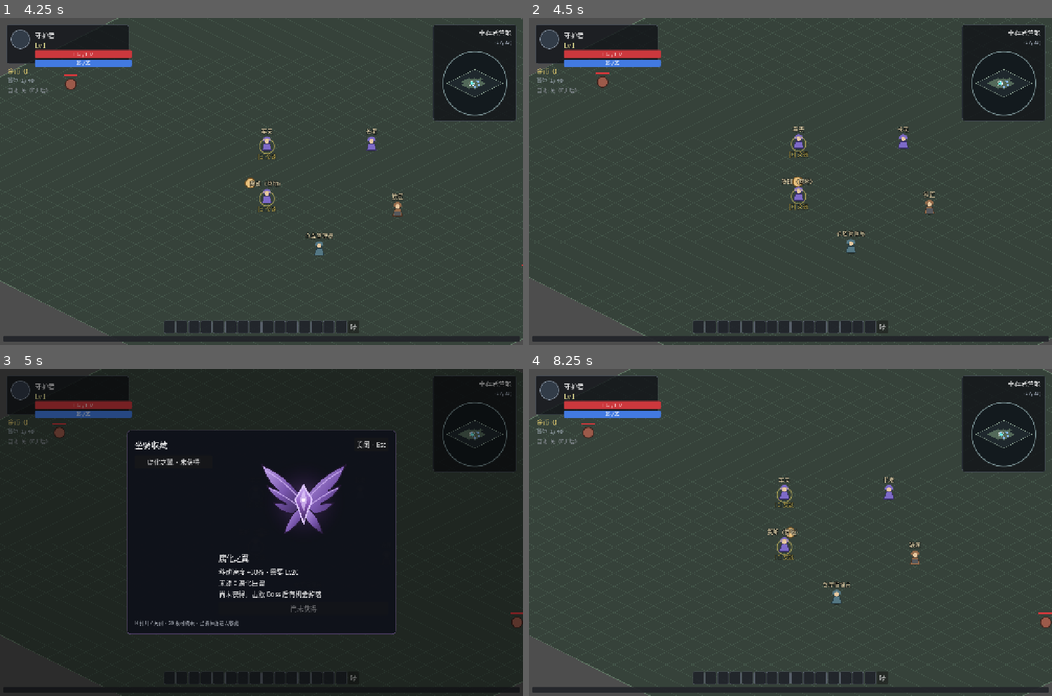
Above: before the commit, frames 1-4 (two rows, left to right).
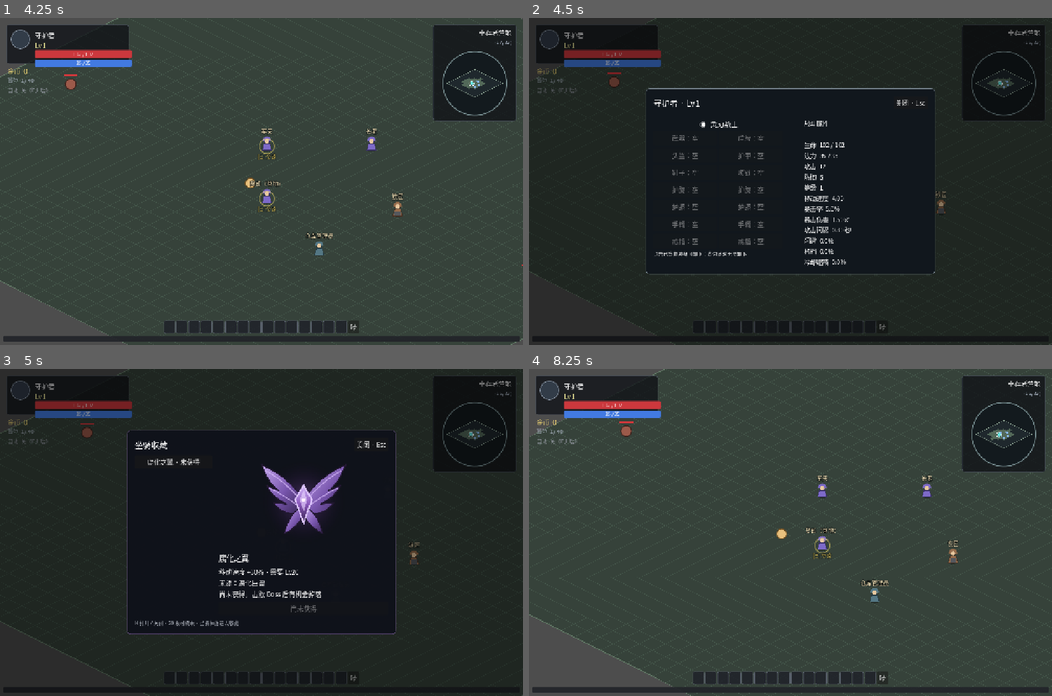
Above: after the commit, the same moments.

Repository: fengcms/DegenerateAge
Game: Godot game, scene res://scenes/Main.tscn
Two runs of this game, one before a commit and one after it. Both use one fixed random seed, a clock stepped at 60 frames per second and the inputs below.
Inputs (mouse positions are in pixels of both pictures, inside the frame that each line leads up to):
- Up to frame 1 (4.25 s): click "骑" at 0.5 s; click "关闭 · Esc" at 1.25 s; tap Enter at 2 s; drag from (475, 83) to (313, 109) at 2.02 s; click "关闭 · Esc" at 2.75 s; tap Space (attack) at 3.5 s; drag from (156, 197) to (235, 246) at 3.52 s
- Up to frame 2 (4.5 s): move the mouse to (842, 109) at 4.27 s; hold D (move_right) from 4.28 s (still down); hold C (panel_character) from 4.28 s (still down); click (842, 109) at 4.42 s
- Up to frame 3 (5 s): keep holding D (move_right); keep holding C (panel_character); tap N (panel_mount) at 4.55 s
- Up to frame 4 (8.25 s): release D (move_right) at 5 s; release C (panel_character) at 5 s; click "腐化之翼 · 未获得" at 5 s; tap Enter at 5.75 s; drag from (764, 597) to (633, 483) at 5.77 s; tap Space (attack) at 6.5 s; move the mouse to (947, 581) at 6.52 s; hold A (move_left) 6.53-7.25 s; hold Space (attack) 6.53-7.25 s; click (947, 581) at 6.67 s; tap E (interact) at 6.8 s; tap I (panel_inventory) at 7.15 s; drag from (633, 483) to (712, 450) at 7.27 s; click "×" at 8 s

Frame 1 is identical in both runs. In frame 2, 86% of the frame differs, in the area x 0-100%, y 0-100%; in frame 3, 0.4%; in frame 4, 1.6%.

Commit message:
feat(ui): 增加人物装备与属性面板

Diff:
--- a/scenes/Main.tscn
+++ b/scenes/Main.tscn
@@ -14,6 +14,7 @@
 [ext_resource type="PackedScene" path="res://scenes/ui/BlacksmithPanel.tscn" id="11_blacksmith"]
 [ext_resource type="PackedScene" path="res://scenes/ui/WarehousePanel.tscn" id="12_warehouse"]
 [ext_resource type="PackedScene" path="res://scenes/ui/MountPanel.tscn" id="13_mount"]
+[ext_resource type="PackedScene" path="res://scenes/ui/CharacterPanel.tscn" id="14_character"]
 
 [node name="Main" type="Node2D"]
 script = ExtResource("1_main")
@@ -44,6 +45,8 @@
 
 [node name="MountPanel" parent="UI" instance=ExtResource("13_mount")]
 
+[node name="CharacterPanel" parent="UI" instance=ExtResource("14_character")]
+
 [node name="DragLayer" type="Control" parent="UI" groups=["drag_ghost_layer"]]
 anchors_preset = 15
 anchor_right = 1.0
--- /dev/null
+++ b/scenes/ui/CharacterPanel.tscn
@@ -0,0 +1,12 @@
+[gd_scene load_steps=2 format=3]
+
+[ext_resource type="Script" path="res://scripts/ui/character_panel.gd" id="1_character"]
+
+[node name="CharacterPanel" type="Control"]
+anchors_preset = 15
+anchor_right = 1.0
+anchor_bottom = 1.0
+grow_horizontal = 2
+grow_vertical = 2
+visible = false
+script = ExtResource("1_character")
--- /dev/null
+++ b/scripts/ui/character_panel.gd
@@ -0,0 +1,137 @@
+extends Control
+## 独立人物面板：装备槽和十二项战斗属性，数值统一读取 GameState。
+
+var _slots: Dictionary = {}
+var _stats: Label
+var _title: Label
+
+func _ready() -> void:
+	set_anchors_preset(Control.PRESET_FULL_RECT)
+	mouse_filter = Control.MOUSE_FILTER_STOP
+	_build()
+	visible = false
+	EventBus.panel_opened.connect(_on_panel_opened)
+	EventBus.equipment_changed.connect(_refresh)
+	EventBus.player_leveled.connect(func(_level: int) -> void: _refresh())
+	EventBus.player_hp_changed.connect(func(_hp: int, _max: int) -> void: _refresh())
+	EventBus.player_mp_changed.connect(func(_mp: int, _max: int) -> void: _refresh())
+
+func _unhandled_input(event: InputEvent) -> void:
+	if event.is_action_pressed("panel_character") and not event.is_echo():
+		set_open(not visible)
+		get_viewport().set_input_as_handled()
+	elif visible and event.is_action_pressed("pause"):
+		set_open(false)
+		get_viewport().set_input_as_handled()
+
+func set_open(open: bool) -> void:
+	visible = open
+	GameState.set_panel_open("character", open)
+	if open:
+		_refresh()
+		EventBus.panel_opened.emit("character")
+
+func _on_panel_opened(panel_id: String) -> void:
+	if panel_id != "character" and visible:
+		set_open(false)
+
+func _build() -> void:
+	var dim := ColorRect.new()
+	dim.set_anchors_preset(Control.PRESET_FULL_RECT)
+	dim.color = Color(0, 0, 0, 0.42)
+	dim.mouse_filter = Control.MOUSE_FILTER_STOP
+	add_child(dim)
+	var center := CenterContainer.new()
+	center.set_anchors_preset(Control.PRESET_FULL_RECT)
+	center.mouse_filter = Control.MOUSE_FILTER_IGNORE
+	add_child(center)
+	var panel := PanelContainer.new()
+	var style := StyleBoxFlat.new()
+	style.bg_color = Color("11171d")
+	style.border_color = Color("74818a")
+	style.set_border_width_all(1)
+	style.set_corner_radius_all(8)
+	panel.add_theme_stylebox_override("panel", style)
+	center.add_child(panel)
+	var margin := MarginContainer.new()
+	for side in ["left", "right", "top", "bottom"]:
+		margin.add_theme_constant_override("margin_" + side, 18)
+	panel.add_child(margin)
+	var root := VBoxContainer.new()
+	root.custom_minimum_size.x = 670
+	root.add_theme_constant_override("separation", 10)
+	margin.add_child(root)
+	var head := HBoxContainer.new()
+	root.add_child(head)
+	_title = Label.new()
+	_title.size_flags_horizontal = Control.SIZE_EXPAND_FILL
+	_title.add_theme_font_size_override("font_size", 20)
+	head.add_child(_title)
+	var close := Button.new()
+	close.text = "关闭 · Esc"
+	close.pressed.connect(func() -> void: set_open(false))
+	head.add_child(close)
+	root.add_child(HSeparator.new())
+	var body := HBoxContainer.new()
+	body.add_theme_constant_override("separation", 22)
+	root.add_child(body)
+	var equip := VBoxContainer.new()
+	equip.custom_minimum_size.x = 320
+	body.add_child(equip)
+	var avatar := Label.new()
+	avatar.text = "◉  灵刃战士"
+	avatar.horizontal_alignment = HORIZONTAL_ALIGNMENT_CENTER
+	avatar.add_theme_font_size_override("font_size", 17)
+	equip.add_child(avatar)
+	var grid := GridContainer.new()
+	grid.columns = 2
+	grid.add_theme_constant_override("h_separation", 6)
+	grid.add_theme_constant_override("v_separation", 6)
+	equip.add_child(grid)
+	for def in Equipment.SLOT_DEFS:
+		var sid := String(def.id)
+		var button := Button.new()
+		button.custom_minimum_size = Vector2(155, 36)
+		button.clip_text = true
+		button.pressed.connect(_unequip.bind(sid))
+		grid.add_child(button)
+		_slots[sid] = button
+	var hint := Label.new()
+	hint.text = "点击已穿戴装备可卸下；背包满时无法卸下"
+	hint.add_theme_font_size_override("font_size", 12)
+	equip.add_child(hint)
+	body.add_child(VSeparator.new())
+	_stats = Label.new()
+	_stats.custom_minimum_size.x = 285
+	_stats.add_theme_font_size_override("font_size", 15)
+	body.add_child(_stats)
+
+func _refresh() -> void:
+	if _title == null:
+		return
+	_title.text = "%s · Lv%d" % [GameState.player.get("name", "守护者"), int(GameState.player.get("level", 1))]
+	for def in Equipment.SLOT_DEFS:
+		var sid := String(def.id)
+		var button: Button = _slots[sid]
+		var item: Variant = GameState.equipment.get(sid)
+		button.text = "%s：%s" % [String(def.label), ItemUtil.display_name(item) if item is Dictionary else "空"]
+		button.tooltip_text = InventoryPanelTooltip.describe(item) if item is Dictionary else "空槽"
+		button.disabled = not item is Dictionary
+	var p := GameState.player
+	var bonus := GameState.equip_bonus()
+	_stats.text = "战斗属性\n\n生命  %d / %d\n法力  %d / %d\n攻击  %d\n防御  %d\n等级  %d\n移动速度  %.2f\n暴击率  %.1f%%\n暴击伤害  %.2f×\n攻击间隔  %.2f 秒\n闪避  %.1f%%\n格挡  %.1f%%\n冷却缩减  %.1f%%" % [
+		int(p.hp), GameState.max_hp(), int(p.mp), GameState.max_mp(),
+		GameState.total_attack(), GameState.total_defense(), int(p.level),
+		float(p.movementSpeed) + float(bonus.get("movementSpeed", 0.0)),
+		100.0 * (float(p.criticalChance) + float(bonus.get("criticalChance", 0.0))),
+		float(p.criticalMultiplier) + float(bonus.get("criticalMultiplier", 0.0)),
+		maxf(0.1, float(p.attackInterval) + float(bonus.get("attackInterval", 0.0))),
+		100.0 * (float(p.dodge) + float(bonus.get("dodge", 0.0))),
+		100.0 * (float(p.block) + float(bonus.get("block", 0.0))),
+		100.0 * (float(p.cdr) + float(bonus.get("cdr", 0.0)))]
+
+func _unequip(slot_id: String) -> void:
+	var result := GameState.unequip_slot(slot_id)
+	if not bool(result.get("ok", false)):
+		EventBus.toast_requested.emit(String(result.get("reason", "卸下失败")), "danger")
+	_refresh()
--- /dev/null
+++ b/scripts/ui/inventory_panel_tooltip.gd
@@ -0,0 +1,13 @@
+class_name InventoryPanelTooltip
+extends RefCounted
+
+static func describe(item: Dictionary) -> String:
+	var lines: Array[String] = [ItemUtil.display_name(item)]
+	if item.has("baseAttrs"):
+		for key in item.baseAttrs:
+			lines.append("%s +%s" % [str(key), str(item.baseAttrs[key])])
+	if item.has("affixes"):
+		for affix in item.affixes:
+			if affix is Dictionary:
+				lines.append("%s +%s" % [str(affix.get("key", "词条")), str(affix.get("value", 0))])
+	return "\n".join(lines)
Not shown: 1 places in scenes/Main.tscn that only renumber resources
